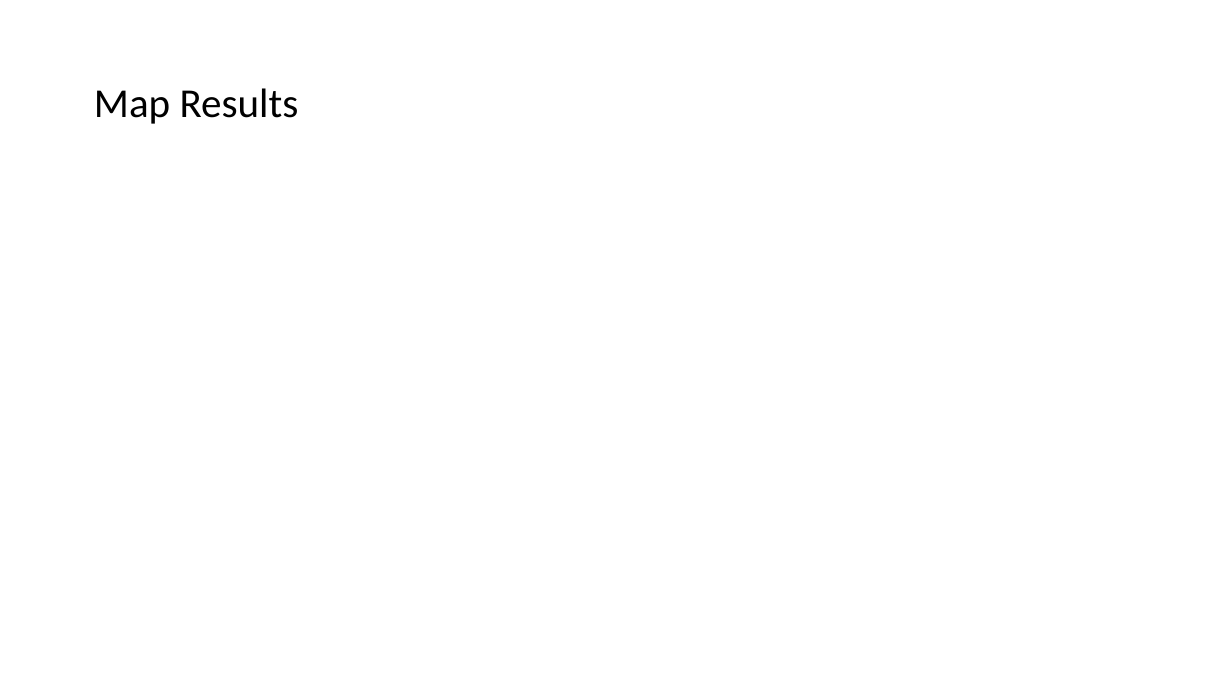
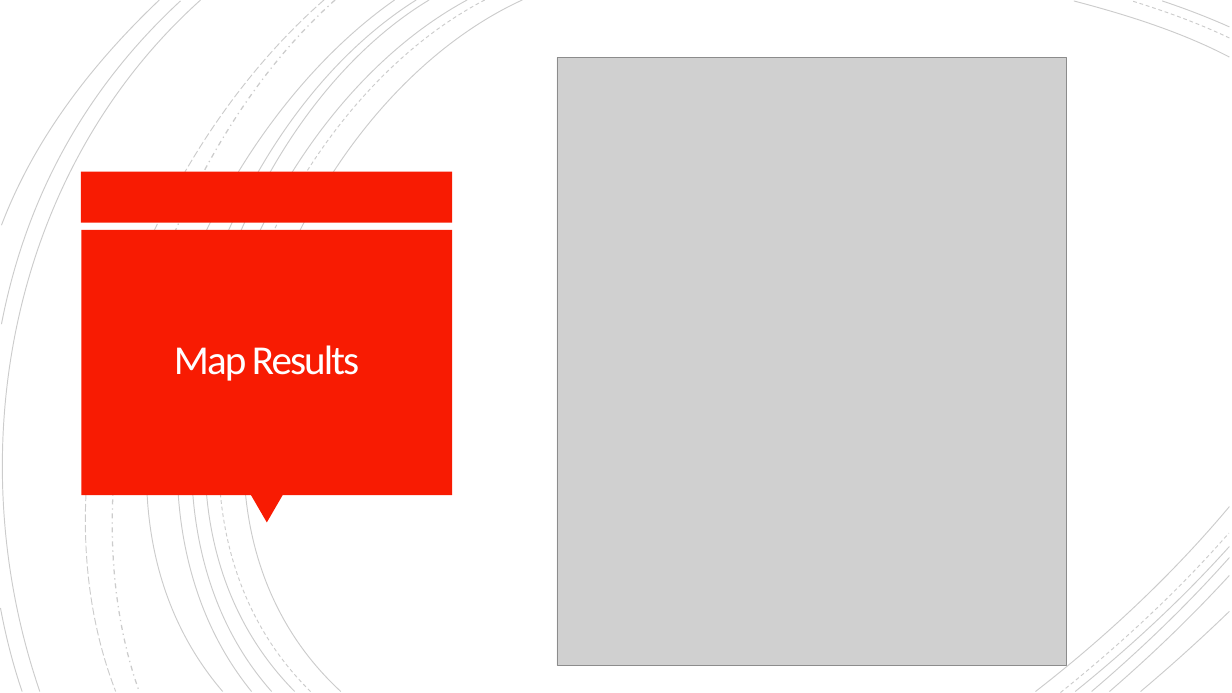
Before and after one commit to cnagbim/Data-Management-Final-Project-Agbim, a slide deck: slide 12 of writing_literature_present/final_presentation.pptx. Drawn at 1232x693 pixels with LibreOffice and Linux fonts; fonts in the diff are those of the drawing; grey boxes stand for pictures. Boxes give left, top, right and bottom in pixels: in the first picture for what was removed or moved away, otherwise in the second. Text is boxed around its words. In the diff, an @@ line names an element or a change of style, - is before the commit and + after.

```diff
--- a/writing_literature_present/final_presentation.pptx
+++ b/writing_literature_present/final_presentation.pptx
@@ group added at (0,0,1230,693): 21 freeform shapes @@
@@ picture added at (557,57,1067,665) @@
@@ rectangle added at (81,172,453,223), fill #F81B02 @@
@@ rectangle added at (81,230,452,495), fill #F81B02 @@
@@ title "Map Results": place and size @@
-title "Map Results" at (94,88,299,124)
+title "Map Results" at (174,345,359,381)
@@ title "Map Results" at (174,345,359,381): text colour #000000 to #FFFEFF, letter spacing 0 to -1.5 pt; alignment left to centre; line spacing 0.9 to 0.85 @@
@@ triangle added at (250,495,283,523), fill #F81B02 @@
```
Also in this commit, not shown: 11 other slides changed, 6 slides added, 2 slides removed, 22 other files.
